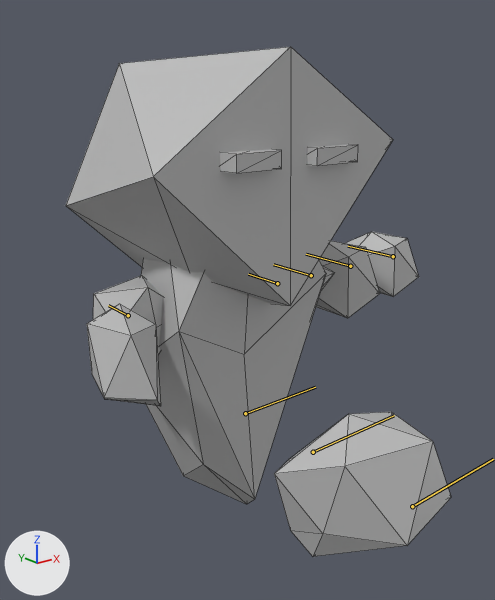
Before and after pictures for a commit that changed the FBX model Assets/Models/MeleeEnemyAnim.fbx.
Both versions are drawn from a 50 mm camera at (-1.77, -2.87, 1.94) aimed at (-0.16, -0.85, 1.13). The lights are fixed; the arrows at lower left show +X, +Y and +Z. Both versions are drawn at frame 41 of the action 'Take 001'; the numbers are the values there. The bones that bend it are drawn over the model as lines. Mesh edges are drawn as thin lines.

Objects in the first picture: 'Melee1'.
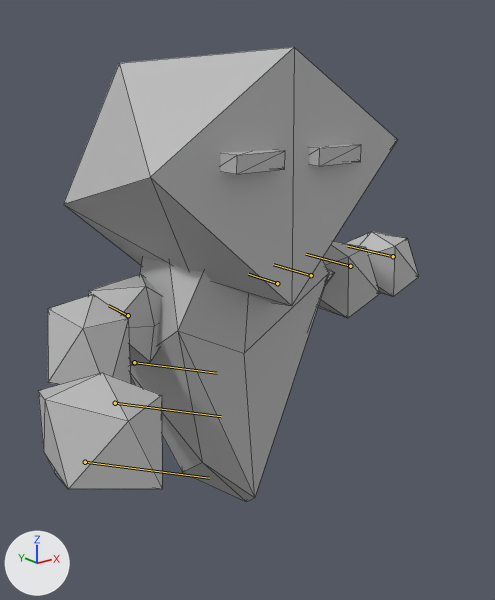
Where the change shows, as pixel boxes [x1, y1, x2, y2] in the pictures (495 x 600 px):
'Melee1', posed (11% shorter): before [66, 47, 451, 556]; after [38, 47, 419, 502]
bone 'joint2', root to tip: before (245, 413) to (315, 387); after (134, 362) to (217, 373)

The change, as a diff of the scene's bpy script:
```diff
--- a/Assets/Models/MeleeEnemyAnim.fbx.py
+++ b/Assets/Models/MeleeEnemyAnim.fbx.py
@@ bone_joint2 @@
 bone_joint2 = bpy.data.objects['Armature'].pose.bones['joint2']  # child of 'joint1'
-bone_joint2.location = (0.0, 100.0, 0.0)
-bone_joint2.rotation_quaternion = (0.707, 0.0, 0.0, 0.707)  # degrees (0, 0, 90)
+bone_joint2.location = (7.7, 49.2, 1.5)
+bone_joint2.rotation_quaternion = (0.849, -0.06, -0.004, 0.38)  # degrees (-7, 3, 48)
```
